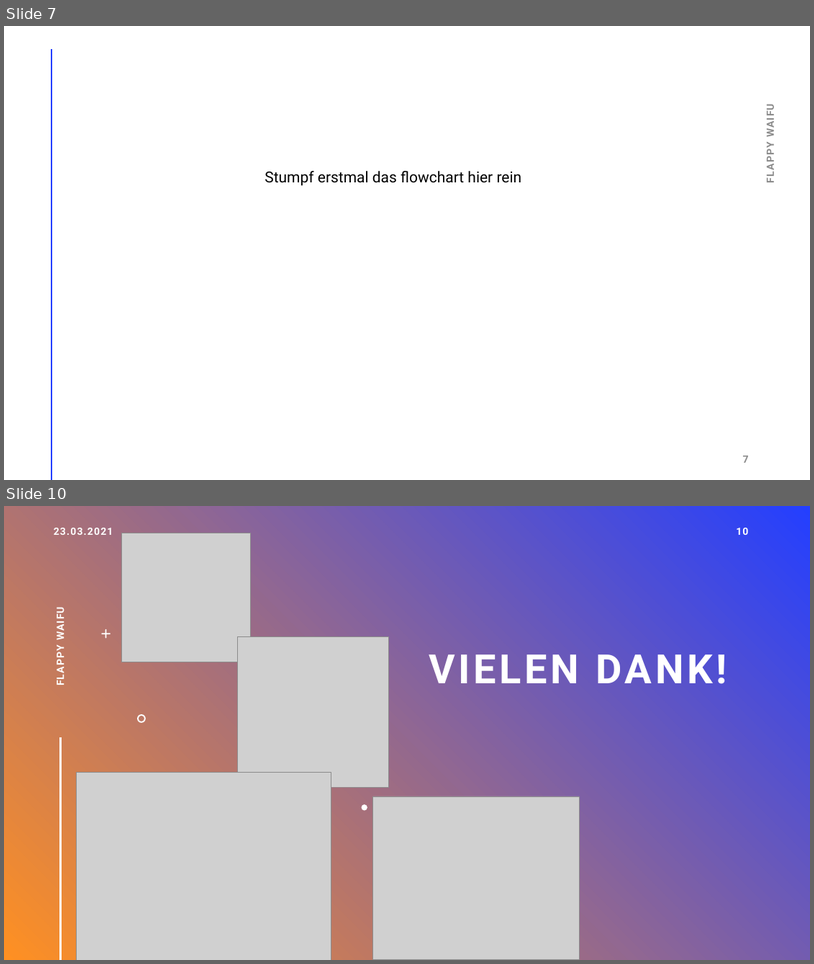
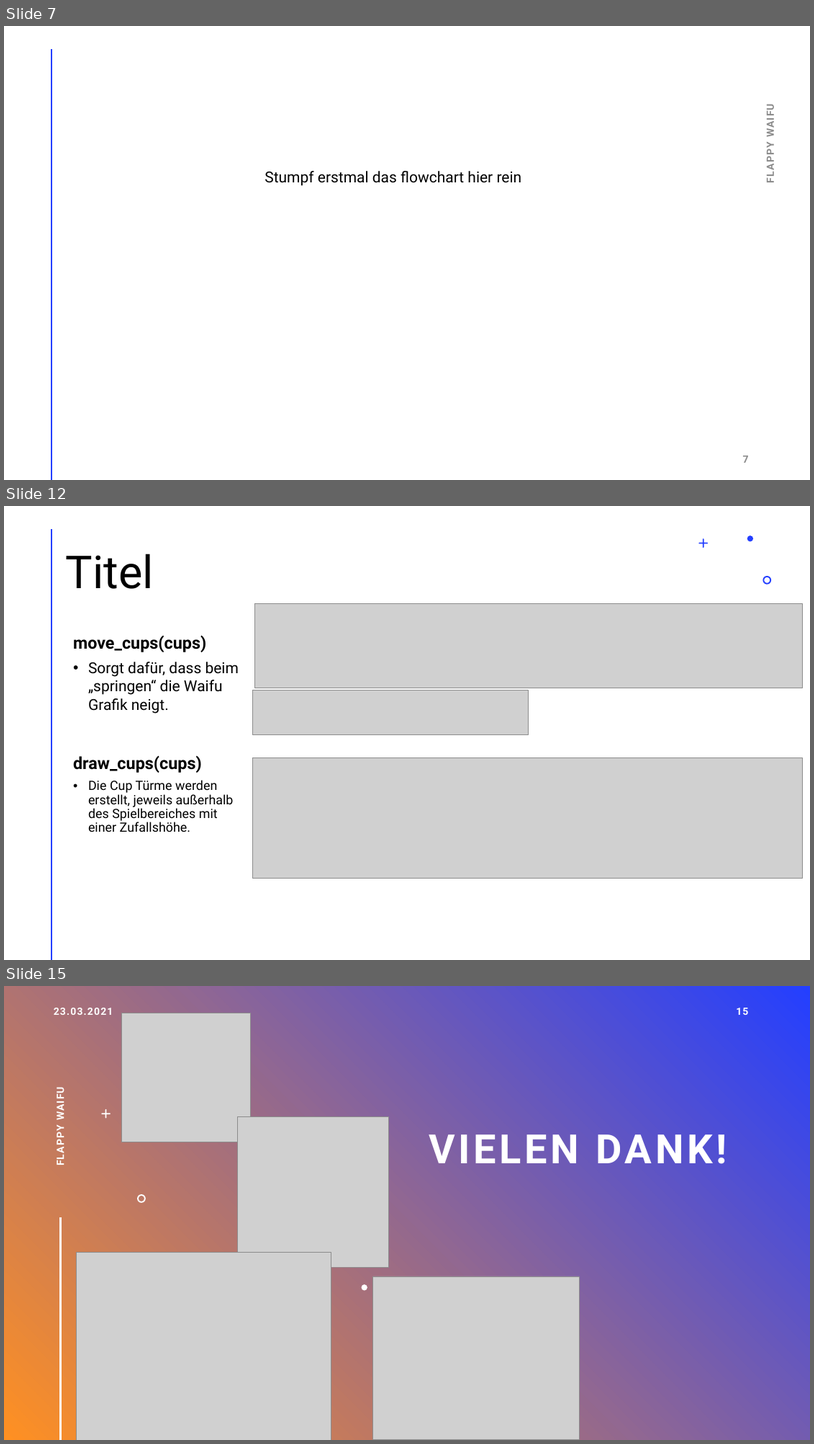
Before and after one commit to Bunnykiller151/projectFlappyWaifu, a slide deck: Flappy_Waifu.pptx. Shown one above the other, each under a label of ours: slides 7 and 10 before the commit, slides 7, 12 and 15 after it; the slides between them are not shown. The pictures are 814x964 and 814x1444 pixels, drawn with LibreOffice and Linux fonts; fonts in the diff are those of the drawing; grey boxes stand for pictures. Boxes give left, top, right and bottom in pixels: in the first picture for what was removed or moved away, otherwise in the second. Text is boxed around its words. In the diff, an @@ line names an element or a change of style, - is before the commit and + after.

```diff
--- a/Flappy_Waifu.pptx
+++ b/Flappy_Waifu.pptx
@@ slide 12 added at (x1=4, y1=506, x2=810, y2=960), background #FFFFFF; not listed: 1 template element that a slide beside it also shows @@
@@ freeform shape added at (x1=699, y1=538, x2=708, y2=548), fill #243FFF @@
@@ freeform shape added at (x1=748, y1=536, x2=754, y2=542), fill #243FFF @@
@@ title added at (x1=66, y1=554, x2=154, y2=589), 54 pt, text #000000 @@
+Titel
@@ freeform shape added at (x1=763, y1=576, x2=772, y2=584), fill #243FFF @@
@@ picture added at (x1=255, y1=603, x2=802, y2=688) @@
@@ text added at (x1=73, y1=635, x2=206, y2=652), 20 pt, text #000000, bold @@
+move_cups(cups)
@@ text added at (x1=88, y1=662, x2=239, y2=713), 18 pt, text #000000 @@
+• Sorgt dafür, dass beim „springen“ die Waifu Grafik neigt.
@@ picture added at (x1=252, y1=690, x2=528, y2=735) @@
@@ text added at (x1=73, y1=755, x2=202, y2=772), 20 pt, text #000000, bold @@
+draw_cups(cups)
@@ picture added at (x1=252, y1=758, x2=802, y2=878) @@
@@ text added at (x1=88, y1=780, x2=234, y2=831), 15.3 pt, text #000000 @@
+• Die Cup Türme werden erstellt, jeweils außerhalb des Spielbereiches mit einer Zufallshöhe.
@@ what was slide 10 is now slide 15 @@
@@ page number at (x1=736, y1=1008, x2=748, y2=1015): text changed @@
-10
+15
```
Also in this commit, not shown: 1 slide changed, 5 other slides added, 1 slide removed.
